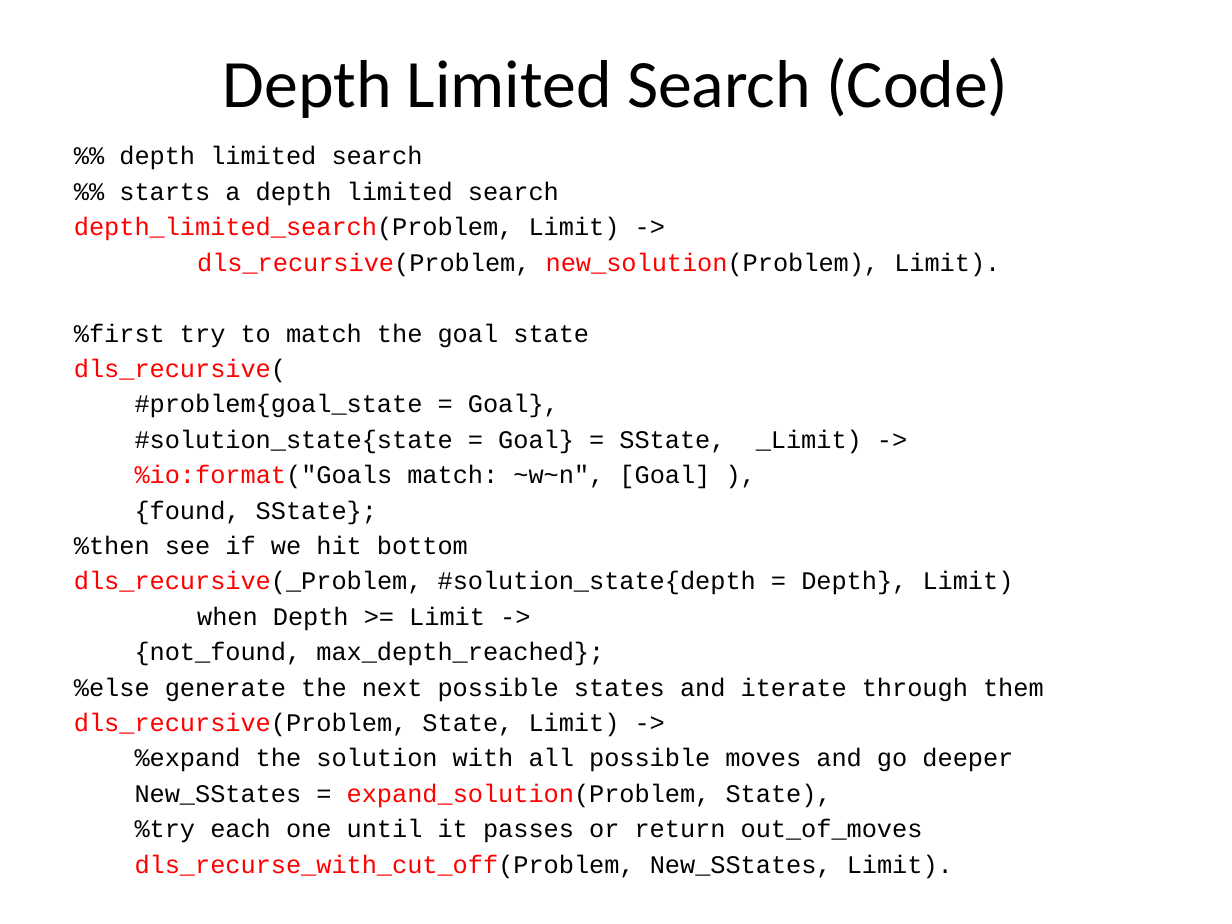
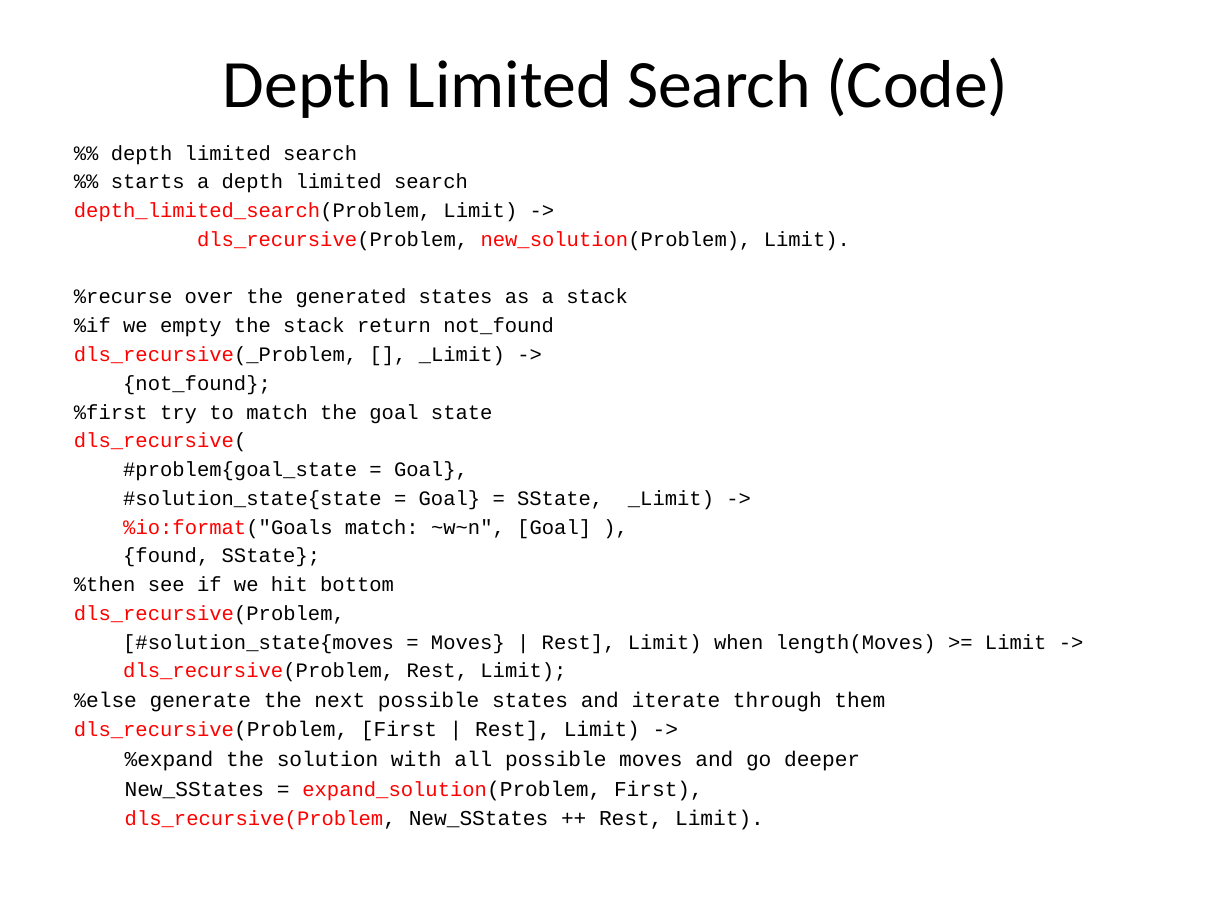
Before and after one commit to Mixolyde/trainswitch, a slide deck: slide 13 of SolvingTrainYardWithErlang.pptx. Drawn at 1232x924 pixels with LibreOffice and Linux fonts; fonts in the diff are those of the drawing. Boxes give left, top, right and bottom in pixels: in the first picture for what was removed or moved away, otherwise in the second. Text is boxed around its words. In the diff, an @@ line names an element or a change of style, - is before the commit and + after.

Commit message:
updated slides

```diff
--- a/SolvingTrainYardWithErlang.pptx
+++ b/SolvingTrainYardWithErlang.pptx
@@ text at (74,145,885,771): size 14.8 to 12 pt in "%% depth limited search", "%% starts a depth limited search", "depth_limited_search(Problem, Limit) ->", "dls_recursive(Problem, new_solution(Problem), Limit)." and 8 more places; size 14.8 to 12.3 pt in "%else generate the next possible states and ...", "%expand the solution with all possible moves ..." @@
@@ text at (74,289,628,395): paragraphs added @@
+%recurse over the generated states as a stack
+%if we empty the stack return not_found
+dls_recursive(_Problem, [], _Limit) ->
+{not_found};
@@ text at (74,605,1047,682): text changed; size 14.8 to 12 pt @@
-dls_recursive(_Problem, #solution_state{depth = Depth}, Limit)
-when Depth >= Limit ->
-{not_found, max_depth_reached};
+dls_recursive(Problem,
+[#solution_state{moves = Moves} | Rest], Limit) when length(Moves) >= Limit ->
+dls_recursive(Problem, Rest, Limit);
@@ text at (74,721,640,741): text changed; size 14.8 to 12.3 pt @@
-dls_recursive(Problem, State, Limit) ->
+dls_recursive(Problem, [First | Rest], Limit) ->
@@ text at (125,781,764,830): text changed; size 14.8 to 12.3 pt @@
-New_SStates = expand_solution(Problem, State),
-%try each one until it passes or return out_of_moves
-dls_recurse_with_cut_off(Problem, New_SStates, Limit).
+New_SStates = expand_solution(Problem, First),
+dls_recursive(Problem, New_SStates ++ Rest, Limit).
```
Also in this commit, not shown: 1 other slide changed.
